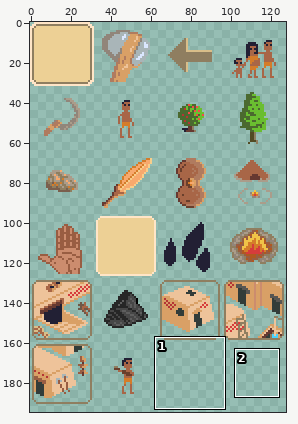
Sprite sheet -- Assets/Sprites/Buttons/Unit Buttons.png. The picture above shows the old version from afar; the outline marks the close-up.
Close-up. Before the commit:
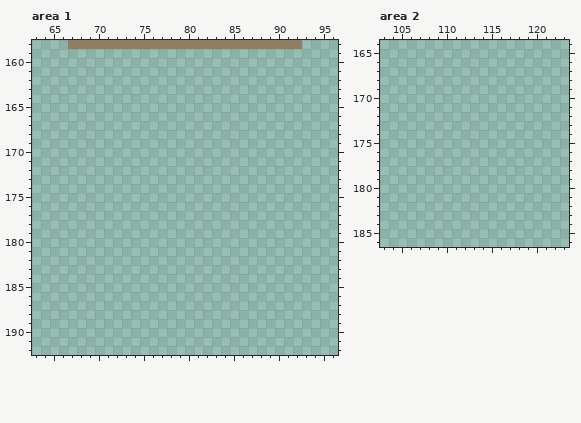
The file is 128x224 pixels. Shown: area 1: x 63..96, y 158..192; area 2: x 103..123, y 164..186. The wide view leaves out empty margins. The commit also changed other parts of the picture, which this record leaves out.
Once edited:
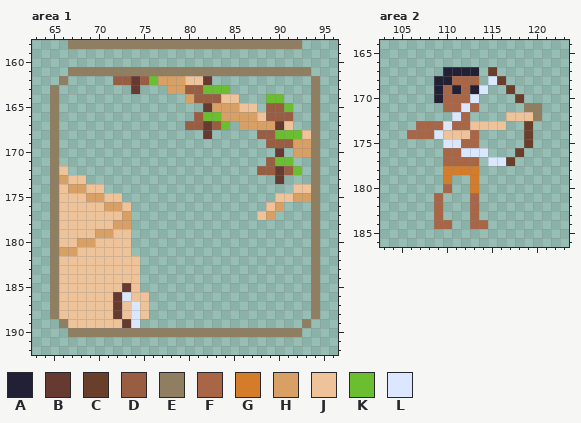
Palette (. is transparent): A #222034  B #663931  C #693f2c  D #995d42  E #8f7e60  F #a86647  G #d47c2a  H #d9a066  J #eec39a  K #6abe30  L #dbe7ff
From old to new:
--- area 1
@@ x 63..96 @@
 160 ..................................
-161 ..................................
-162 ..................................
-163 ..................................
-164 ..................................
-165 ..................................
-166 ..................................
-167 ..................................
-168 ..................................
-169 ..................................
-170 ..................................
-171 ..................................
-172 ..................................
-173 ..................................
-174 ..................................
-175 ..................................
-176 ..................................
-177 ..................................
-178 ..................................
-179 ..................................
-180 ..................................
-181 ..................................
-182 ..................................
-183 ..................................
-184 ..................................
-185 ..................................
-186 ..................................
-187 ..................................
-188 ..................................
-189 ..................................
-190 ..................................
+161 ....EEEEEEEEEEEEEEEEEEEEEEEEEEE...
+162 ...E.....DDBDKHHHJJB...........E..
+163 ..E........B...HHDDKKK.........E..
+164 ..E..............HDDDJJ...KK...E..
+165 ..E................BHHHJJ.DDK..E..
+166 ..E...............DKKHHHHJDDD..E..
+167 ..E..............DDBDK.HHHHBJ..E..
+168 ..E................B.....DDKKKJE..
+169 ..E.......................DDDHHE..
+170 ..E........................B.HHE..
+171 ..E.......................DKK..E..
+172 ..EJ.....................DDBDK.E..
+173 ..EHJJ.....................B...E..
+174 ..EJHHJJ.....................JJE..
+175 ..EJJJHHJJ.................JJHHE..
+176 ..EJJJJJHHJ...............JH...E..
+177 ..EJJJJJJJH..............JH....E..
+178 ..EJJJJJJHH....................E..
+179 ..EJJJJHHJJ....................E..
+180 ..EJJHHJJJJ....................E..
+181 ..EHHJJJJJJ....................E..
+182 ..EJJJJJJJJJ...................E..
+183 ..EJJJJJJJJJ...................E..
+184 ..EJJJJJJJJJ...................E..
+185 ..EJJJJJJJBJ...................E..
+186 ..EJJJJJJBLJJ..................E..
+187 ..EJJJJJJBJLJ..................E..
+188 ..EJJJJJJBJLJ..................E..
+189 ...EJJJJJJBL..................E...
+190 ....EEEEEEEEEEEEEEEEEEEEEEEEEE....
 191 ..................................
--- area 2
@@ x 103..123 @@
 166 .....................
-167 .....................
-168 .....................
-169 .....................
-170 .....................
-171 .....................
-172 .....................
-173 .....................
-174 .....................
-175 .....................
-176 .....................
-177 .....................
-178 .....................
-179 .....................
-180 .....................
-181 .....................
-182 .....................
-183 .....................
-184 .....................
+167 .......AAAA.C........
+168 ......AAFFF.LC.......
+169 ......AFAFAL..C......
+170 ......AFFFL....C.....
+171 .......FFLF.....EE...
+172 ........LF....JJJE...
+173 ....FFFLFFJJJJ..C....
+174 ...FFFLJJJF.....C....
+175 .......LLFF.....C....
+176 .......FFLLL...C.....
+177 .......FFFF.LLC......
+178 .......GGGG..........
+179 .......G..G..........
+180 .......F..G..........
+181 ......F...F..........
+182 ......F...F..........
+183 ......F...F..........
+184 ......FF..FF.........
 185 .....................
